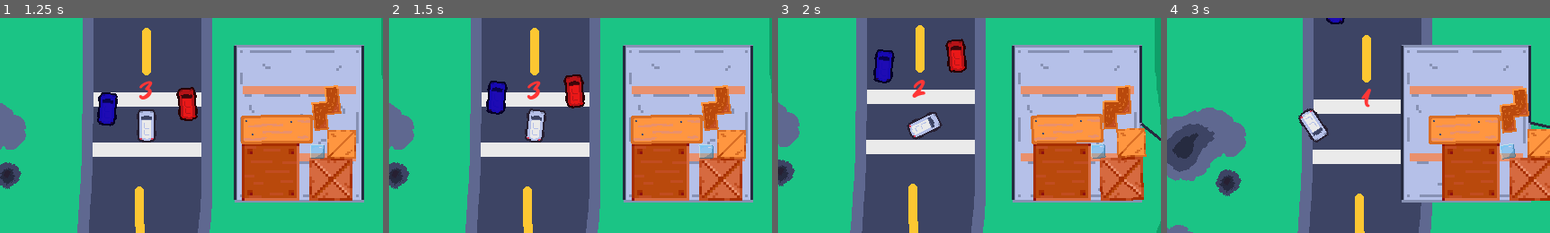
Above: before the commit, frames 1-4 (left to right).
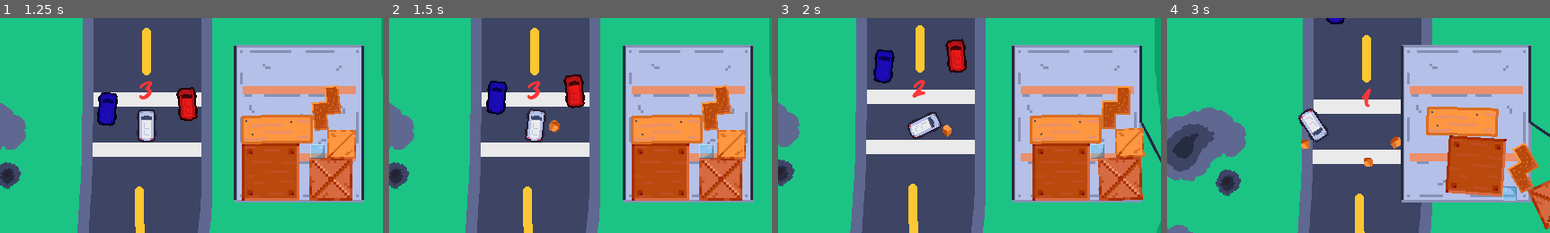
Above: after the commit, the same moments.

Repository: grace125/u-haul_u-surper
Game: Godot game, scene res://src/main_menu/main_menu.tscn
The game is run twice, just before and just after one commit, with the same random seed, the same clock (stepped at 60 frames per second) and the same inputs.
Inputs:
- Up to frame 1 (1.25 s): click "Start" at 0.5 s
- Up to frame 2 (1.5 s): tap Enter (Enter) at 1.25, 1.35 s; hold Right (Right) from 1.28 s (still down)
- Up to frame 3 (2 s): keep holding Right (Right)
- Up to frame 4 (3 s): release Right (Right) at 2.03 s; hold S (Backward) 2.03-2.78 s; tap Enter (Enter) at 2.1, 2.85 s; hold Right (Right) from 2.78 s (still down)

Frame 1 is identical in both runs. In frame 2, 0.2% of the frame differs, in the area x 41-90%, y 32-54%; in frame 3, 2.3%; in frame 4, 9.0%, in the area x 34-100%, y 32-99%.

Commit message:
Spawn box from car

Diff:
--- a/src/car/car.gd
+++ b/src/car/car.gd
@@ -2,6 +2,8 @@
 
 @export var speed = 1.0
 @export var steer_speed = 1.0
+
+const BOX = preload("res://src/race_interactables/box.tscn")
 
 var last_steer_control: float = 0.0;
 var last_contact_count: float = 0.0;
@@ -44,6 +46,9 @@
 		turning.emit(r0)
 		r0 = angular_velocity
 
+	if Input.is_action_just_pressed("Enter"):
+		spawn_box(false)
+
 
 func _normalize(x: float):
 	if x < 0.0:
@@ -65,3 +70,14 @@
 		force = mass * -linear_velocity * 60.0
 
 	shake.emit(force / 80000.0)
+
+
+func spawn_box(left: bool):
+	var box = BOX.instantiate()
+	if left:
+		box.position = position - Vector2(15.0, 0.0).rotated(rotation)
+		box.linear_velocity = - 4*Vector2(15.0, 0.0).rotated(rotation)
+	else:
+		box.position = position + Vector2(15.0, 0.0).rotated(rotation)
+		box.linear_velocity = 4*Vector2(15.0, 0.0).rotated(rotation)
+	get_parent().add_child(box)
--- a/src/game/main_race.tscn
+++ b/src/game/main_race.tscn
@@ -6,6 +6,7 @@
 [ext_resource type="PackedScene" uid="uid://c3qu55nqmgv7b" path="res://src/Container/Container.tscn" id="3_5hq5e"]
 [ext_resource type="FontFile" uid="uid://7xetsuk0kuwy" path="res://assets/fonts/CoffeCake.ttf" id="3_215hi"]
 [ext_resource type="Script" path="res://src/game/start_text.gd" id="4_xbrsb"]
+[ext_resource type="PackedScene" uid="uid://dxybwahf2trua" path="res://src/race_interactables/box.tscn" id="6_eq46p"]
 
 [node name="Race" type="Node2D"]
 script = ExtResource("1_65pml")
@@ -17,6 +18,7 @@
 follow_viewport_enabled = true
 
 [node name="testing_track" parent="CanvasLayer1" instance=ExtResource("1_80o6r")]
+metadata/_edit_lock_ = true
 
 [node name="car" parent="CanvasLayer1" instance=ExtResource("2_avf7a")]
 position = Vector2(881, 693)
@@ -38,11 +40,15 @@
 text = "3"
 horizontal_alignment = 1
 script = ExtResource("4_xbrsb")
+metadata/_edit_lock_ = true
 
 [node name="321_timer" type="Timer" parent="CanvasLayer1/start_text"]
 process_callback = 0
 one_shot = true
 autostart = true
+
+[node name="box" parent="CanvasLayer1" instance=ExtResource("6_eq46p")]
+position = Vector2(839, -6)
 
 [node name="CanvasLayer2" type="CanvasLayer" parent="."]
 layer = 2
--- /dev/null
+++ b/src/race_interactables/box.gd
@@ -0,0 +1,24 @@
+class_name OverworldBox extends RigidBody2D
+
+
+# Called when the node enters the scene tree for the first time.
+func _ready():
+	$AnimatedSprite2D.play("roll")
+
+
+# Called every frame. 'delta' is the elapsed time since the previous frame.
+func _process(delta):
+	var flipped;
+	if $AnimatedSprite2D.flip_h:
+		flipped = -1
+	else:
+		flipped = 1
+	$AnimatedSprite2D.speed_scale = linear_velocity.dot(Vector2(1.0, 0.0))/10.0
+	if $AnimatedSprite2D.speed_scale < 0.0:
+		$AnimatedSprite2D.flip_h = true
+		$AnimatedSprite2D.speed_scale *= -1
+	else:
+		$AnimatedSprite2D.flip_h = false
+
+func _integrate_forces(state):
+	rotation = 0;
--- /dev/null
+++ b/src/race_interactables/box.tscn
@@ -0,0 +1,72 @@
+[gd_scene load_steps=10 format=3 uid="uid://dxybwahf2trua"]
+
+[ext_resource type="Script" path="res://src/race_interactables/box.gd" id="1_c1t65"]
+[ext_resource type="Texture2D" uid="uid://prqj3201cbjv" path="res://assets/racetrack/box.png" id="1_xnpov"]
+
+[sub_resource type="AtlasTexture" id="AtlasTexture_6f0i8"]
+atlas = ExtResource("1_xnpov")
+region = Rect2(64, 0, 16, 16)
+
+[sub_resource type="AtlasTexture" id="AtlasTexture_cjmxx"]
+atlas = ExtResource("1_xnpov")
+region = Rect2(0, 0, 16, 16)
+
+[sub_resource type="AtlasTexture" id="AtlasTexture_y70pe"]
+atlas = ExtResource("1_xnpov")
+region = Rect2(16, 0, 16, 16)
+
+[sub_resource type="AtlasTexture" id="AtlasTexture_03n7l"]
+atlas = ExtResource("1_xnpov")
+region = Rect2(32, 0, 16, 16)
+
+[sub_resource type="AtlasTexture" id="AtlasTexture_4g2xb"]
+atlas = ExtResource("1_xnpov")
+region = Rect2(48, 0, 16, 16)
+
+[sub_resource type="SpriteFrames" id="SpriteFrames_5qfqm"]
+animations = [{
+"frames": [{
+"duration": 1.0,
+"texture": SubResource("AtlasTexture_6f0i8")
+}],
+"loop": true,
+"name": &"default",
+"speed": 5.0
+}, {
+"frames": [{
+"duration": 1.0,
+"texture": SubResource("AtlasTexture_cjmxx")
+}, {
+"duration": 1.0,
+"texture": SubResource("AtlasTexture_y70pe")
+}, {
+"duration": 1.0,
+"texture": SubResource("AtlasTexture_03n7l")
+}, {
+"duration": 1.0,
+"texture": SubResource("AtlasTexture_4g2xb")
+}],
+"loop": true,
+"name": &"roll",
+"speed": 5.0
+}]
+
+[sub_resource type="RectangleShape2D" id="RectangleShape2D_wd4et"]
+size = Vector2(12, 12)
+
+[node name="box" type="RigidBody2D"]
+collision_layer = 0
+collision_mask = 2
+mass = 30.0
+gravity_scale = 0.0
+linear_damp = 6.0
+angular_damp = 6.0
+script = ExtResource("1_c1t65")
+
+[node name="AnimatedSprite2D" type="AnimatedSprite2D" parent="."]
+sprite_frames = SubResource("SpriteFrames_5qfqm")
+animation = &"roll"
+frame_progress = 0.0138159
+
+[node name="CollisionShape2D" type="CollisionShape2D" parent="."]
+shape = SubResource("RectangleShape2D_wd4et")
Binary file added: assets/racetrack/box.png
Not shown, added: assets/racetrack/box.png.import
Not shown: 1 places in src/game/main_race.tscn that only renumber resources
